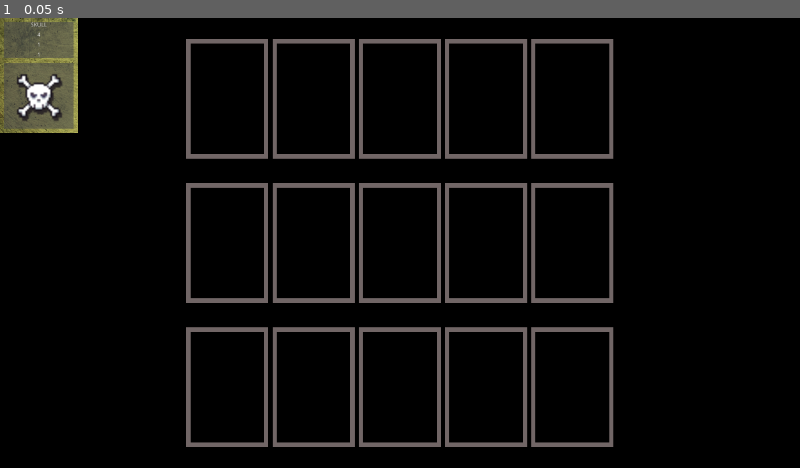
Above: before the commit, frame 1.
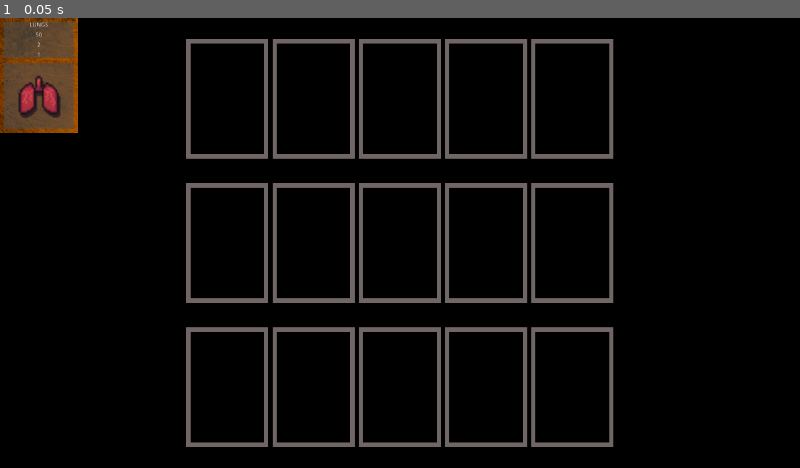
Above: after the commit, the same moment.

Repository: RM35/steel-chalk-asset
Game: Godot game, scene res://main.tscn
Same seed, same stepped clock (60 frames per second), same inputs: the game is played once before the commit and once after it.
Inputs:
- Up to frame 1 (0.05 s): no input

The runs differ from the first frame. In frame 1, 1.9% of the frame differs, in the area x 0-10%, y 0-26%.

Commit message:
add drag and drop deck type enums

Diff:
--- a/card_slot/card_slot.gd
+++ b/card_slot/card_slot.gd
@@ -1,16 +1,19 @@
 extends Panel
 
-enum SLOT_TYPE{PLAYER, SHOP, ENEMY}
-export(SLOT_TYPE) var slot_type = 1
+enum SLOT_TYPE{PLAYER, SHOP, ENEMY, NONE}
+export(SLOT_TYPE) var slot_type = SLOT_TYPE.NONE
 
 func get_drag_data(drag_offset):
 	pass
 
 func drop_data(vec2, variant):
-	#Decide if we are swapping cards. Upgrading a card or filling an empty card slot
+	#If empty allow drop. Cards should stop mouse from passing so
+	#we shouldn't need to check for cards exisiting. Cards themselves
+	#will deal with levelling up and swapping
 	$AudioStreamPlayer.play()
 	variant.get_parent().remove_child(variant)
 	$Control.add_child(variant)
+	variant.slot_type = slot_type
 
 func can_drop_data(vec2, variant):
 	#If we are dropping to a player slot allow the drop
--- a/main.tscn
+++ b/main.tscn
@@ -1,7 +1,8 @@
-[gd_scene load_steps=3 format=2]
+[gd_scene load_steps=4 format=2]
 
 [ext_resource path="res://world/world.tscn" type="PackedScene" id=1]
 [ext_resource path="res://unit/unit.tscn" type="PackedScene" id=2]
+[ext_resource path="res://unit/unit_data/unit_lungs.tres" type="Resource" id=3]
 
 [node name="Main" type="Control"]
 anchor_right = 1.0
@@ -14,5 +15,7 @@
 [node name="Unit2" parent="." instance=ExtResource( 2 )]
 
 [node name="Unit3" parent="." instance=ExtResource( 2 )]
+unit_type = ExtResource( 3 )
 
 [node name="Unit4" parent="." instance=ExtResource( 2 )]
+unit_type = ExtResource( 3 )
--- a/unit/unit.gd
+++ b/unit/unit.gd
@@ -1,6 +1,6 @@
 extends TextureRect
 
-export(Resource) var unit_type
+export(Resource) var unit_type = load("res://unit/unit_data/unit_skull.tres")
 
 var unit_name: String = "Default"
 var health: int = 0
@@ -8,9 +8,10 @@
 var level: int = 0
 var rarity: int = 0
 var sprite_region_rect: Rect2
+enum SLOT_TYPE{PLAYER, SHOP, ENEMY, NONE}
+export(SLOT_TYPE) var slot_type = SLOT_TYPE.NONE
 
 func _ready():
-	unit_type = load("res://unit/unit_data/unit_skull.tres")
 	unit_name = unit_type.unit_name
 	health = unit_type.health
 	attack = unit_type.attack
@@ -54,7 +55,8 @@
 	pass
 
 func can_drop_data(vec2, variant):
-	pass
+	pass # Add card combinations and swapping here
+
 
 # Ability triggers
 func trig_on_sell():
--- a/unit/unit.tscn
+++ b/unit/unit.tscn
@@ -9,6 +9,8 @@
 bg_color = Color( 0.301961, 0.301961, 0.301961, 0.611765 )
 
 [node name="Unit" type="TextureRect"]
+mouse_filter = 0
+mouse_default_cursor_shape = 2
 texture = ExtResource( 1 )
 stretch_mode = 3
 script = ExtResource( 3 )
--- /dev/null
+++ b/unit/unit_data/unit_lungs.tres
@@ -0,0 +1,15 @@
+[gd_resource type="Resource" load_steps=2 format=2]
+
+[ext_resource path="res://unit/unit_data/unit_stats.gd" type="Script" id=1]
+
+[resource]
+script = ExtResource( 1 )
+unit_name = "LUNGS"
+health = 50
+attack = 2
+level = 1
+rarity = 1
+sprite_region_rect = Rect2( 32, 32, 32, 32 )
+ability_trigger = 1
+ability_output = 0
+ability_parameters = 45
